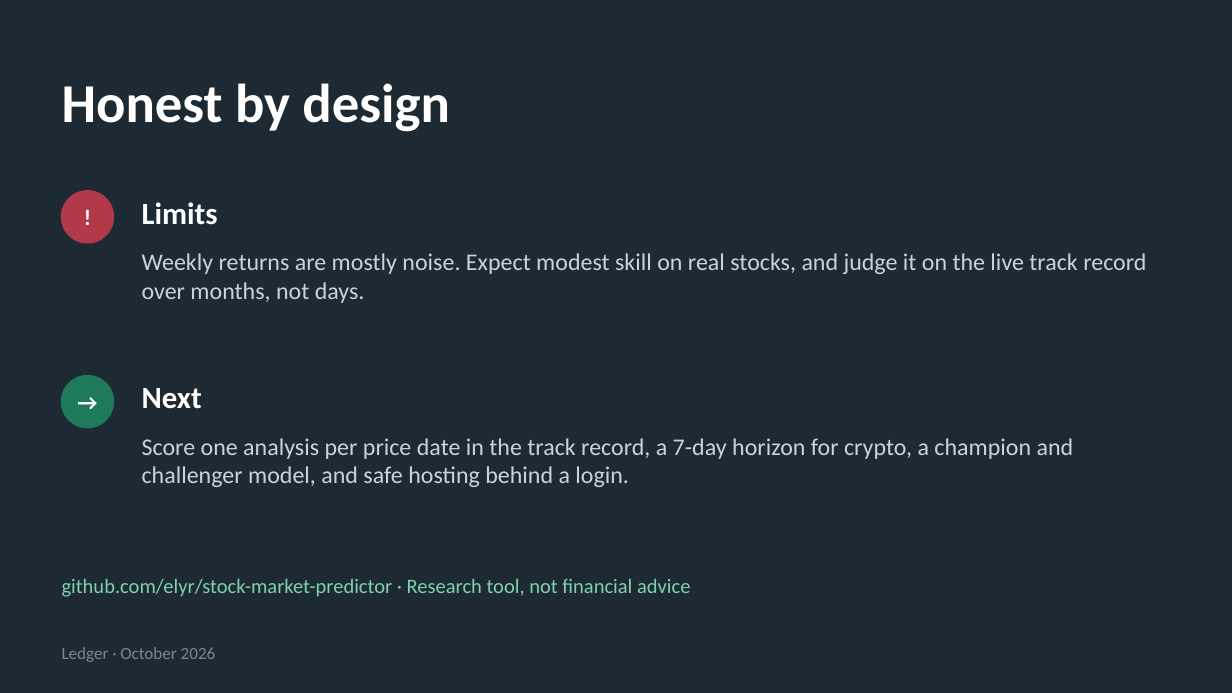
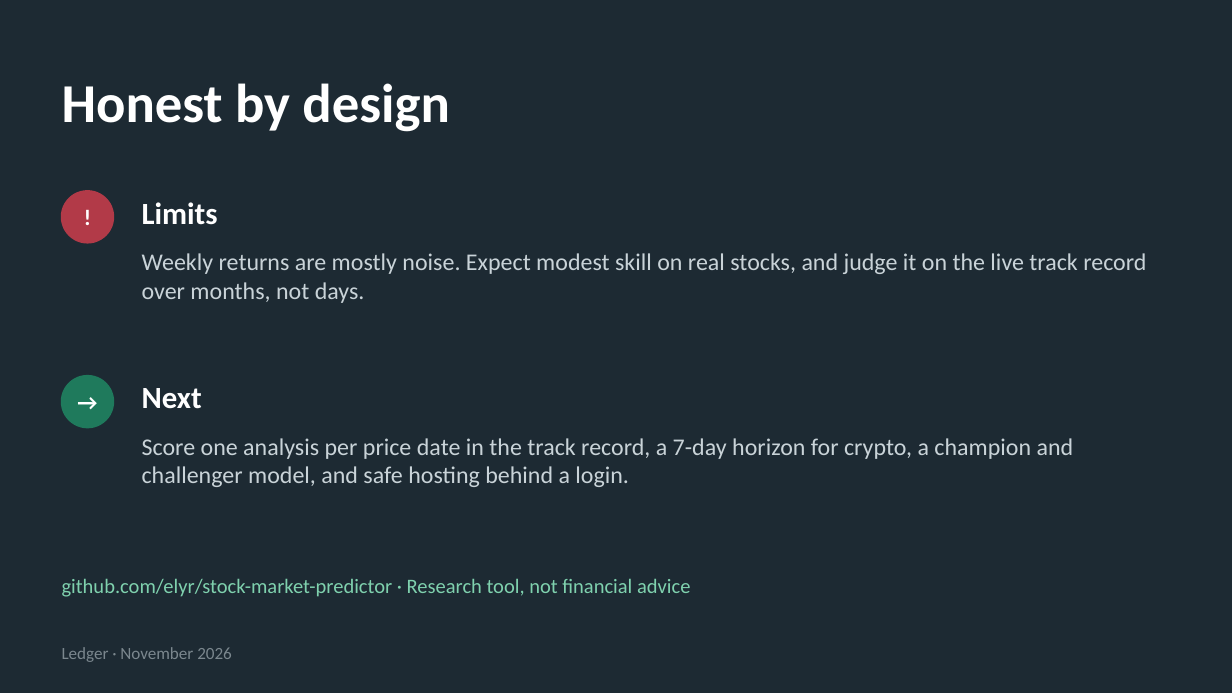
Before and after one commit to elyr/stock-market-predictor, a slide deck: slide 12 of docs/presentation/Ledger.pptx. Drawn at 1232x693 pixels with LibreOffice and Linux fonts; fonts in the diff are those of the drawing. Boxes give left, top, right and bottom in pixels: in the first picture for what was removed or moved away, otherwise in the second. Text is boxed around its words. In the diff, an @@ line names an element or a change of style, - is before the commit and + after.

```diff
--- a/docs/presentation/Ledger.pptx
+++ b/docs/presentation/Ledger.pptx
@@ text at bbox=[62, 647, 232, 662]: text changed @@
-Ledger · October 2026
+Ledger · November 2026
```
Also in this commit, not shown: 2 other slides changed, 17 other files.
